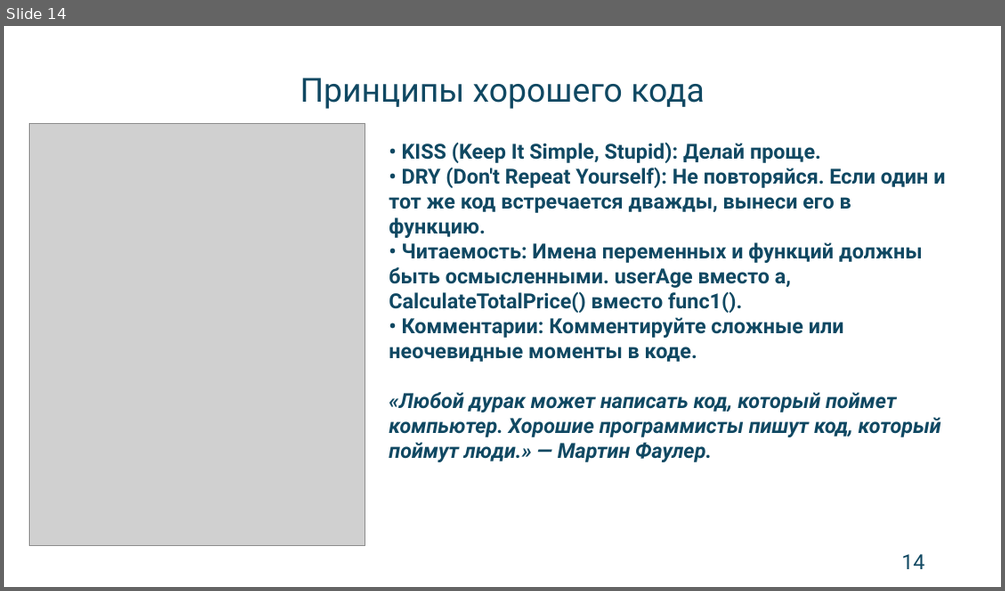
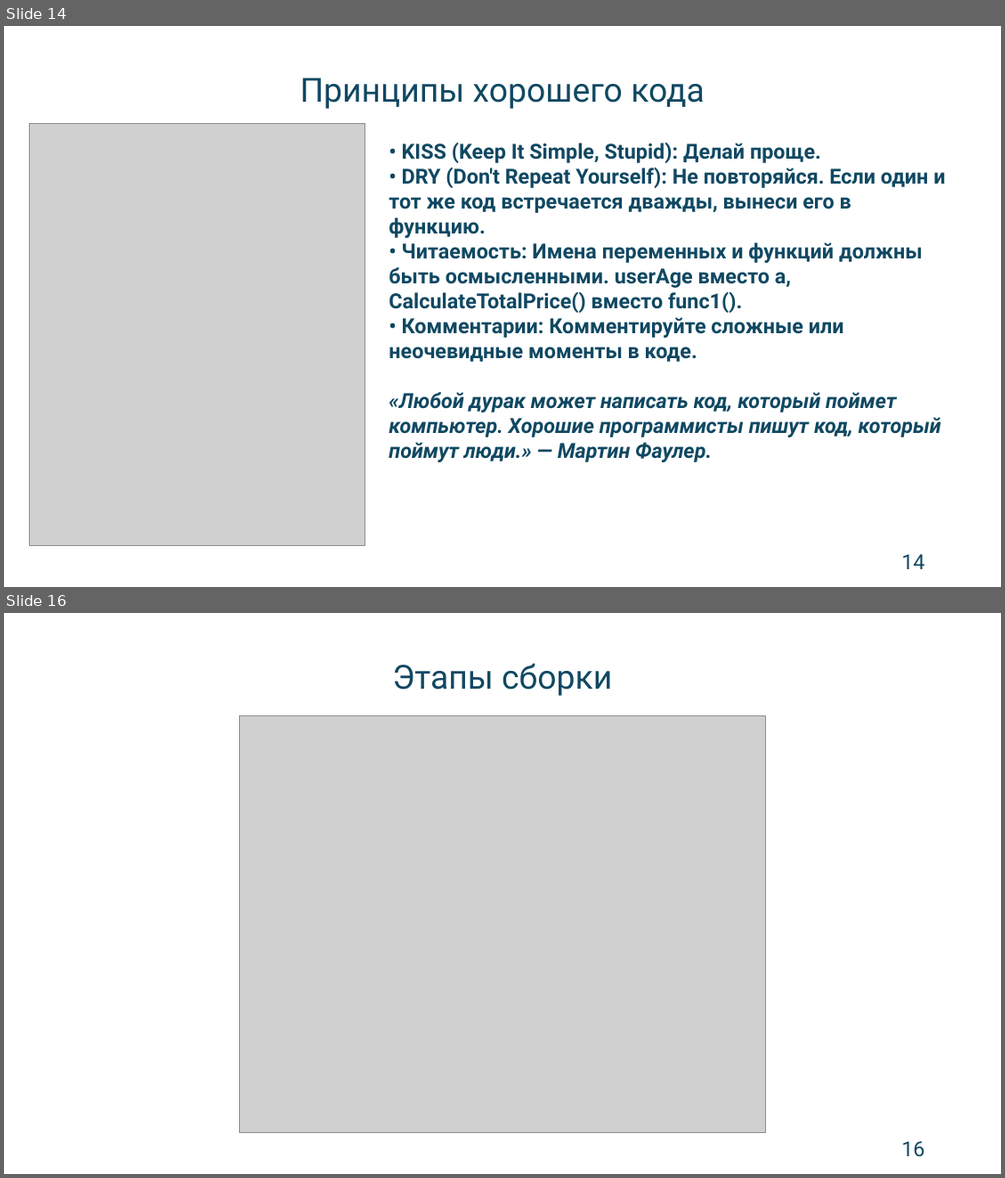
Before and after one commit to NewDawnPRG/1580_10_CSharp_BASE_OOP, a slide deck: Lections/CSharp_Lection_1.pptx. Shown one above the other, each under a label of ours: slide 14 before the commit, slides 14 and 16 after it; the slides between them are not shown. The pictures are 1005x591 and 1005x1178 pixels, drawn with LibreOffice and Linux fonts; fonts in the diff are those of the drawing; grey boxes stand for pictures. Boxes give left, top, right and bottom in pixels: in the first picture for what was removed or moved away, otherwise in the second. Text is boxed around its words. In the diff, an @@ line names an element or a change of style, - is before the commit and + after.

```diff
--- a/Lections/CSharp_Lection_1.pptx
+++ b/Lections/CSharp_Lection_1.pptx
@@ slide 16 added at (4,613,1001,1174), background #FFFFFF @@
@@ text added at (392,663,612,696), 32 pt, text #104862 @@
+Этапы сборки
@@ picture added at (240,716,765,1134) @@
@@ page number added at (901,1141,924,1157), 20 pt, text #104862 @@
+16
```
Also in this commit, not shown: 1 other slide added, 2 other files.
